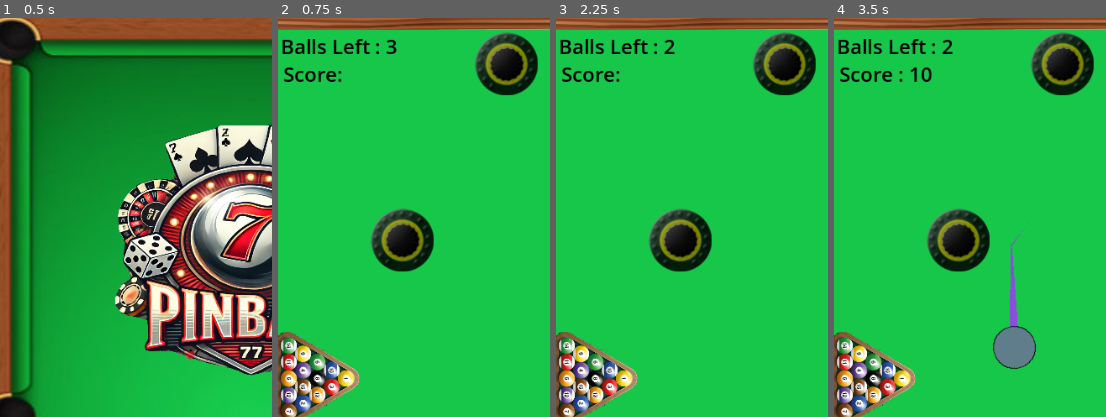
Above: before the commit, frames 1-4 (left to right).
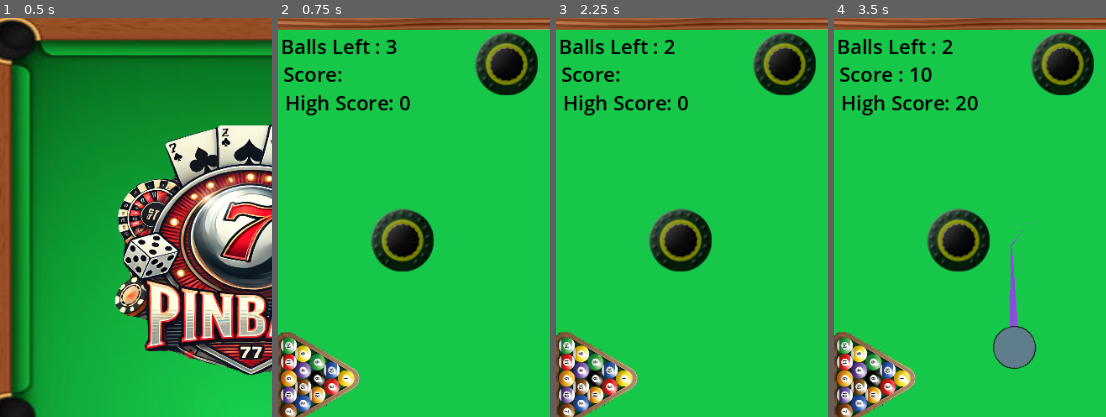
Above: after the commit, the same moments.

Repository: bsu-cs315/fp-team1-pinball
Game: Godot game, scene res://Title screen/title_screen.tscn
Two runs of this game, one before a commit and one after it. Both use one fixed random seed, a clock stepped at 60 frames per second and the inputs below. Sound files missing from this copy of the repository are replaced by a short silence.
Inputs:
- Up to frame 1 (0.5 s): no input
- Up to frame 2 (0.75 s): click "Play" at 0.5 s
- Up to frame 3 (2.25 s): tap Enter at 1.25 s; hold E (right_flipper) 1.28-2.03 s; hold Space (launch) 1.28-2.03 s; hold Q (left_flipper) from 2.03 s (still down); tap Space (launch) at 2.1 s
- Up to frame 4 (3.5 s): release Q (left_flipper) at 2.78 s; hold E (right_flipper) from 2.78 s (still down); hold Space (launch) from 2.78 s (still down)
The pictures show only the part of the screen within x 3-53%, y 0-50%; the shares and areas given below are measured in that part.

Frame 1 is identical in both runs. In frame 2, 0.8% of the frame differs, in the area x 2-49%, y 19-25%; in frame 3, 0.8%; in frame 4, 0.9%, in the area x 2-53%, y 19-25%.

Commit message:
Add high score tracking

Diff:
--- a/project/world/world.gd
+++ b/project/world/world.gd
@@ -2,8 +2,9 @@
 
 var _score : int = 0
 var _current_score: int = 0
+var _high_score: int = 0
 @export var balls_left := 3
-
+const HIGH_SCORE_FILE: String = "user://high_score.save"
 
 func _process(_delta: float) -> void:
 	if $Launcher.balls_left == 0 and $Launcher.ball_in_play == false:
@@ -12,6 +13,8 @@
 		get_tree().change_scene_to_file("res://Title screen/title_screen.tscn")
 	$BallsLeftLabel.text = "Balls Left : %.d" % $Launcher.balls_left
 	_current_score_counter()
+	update_score
+
 
 
 func _on_ball_kill_zone_body_entered(body: Node2D) -> void:
@@ -31,18 +34,21 @@
 	_score += 10
 	_current_score += 10
 	_update_score_label()
+	update_score(10)
 
 
 func _on_score_bumper_right_update_score() -> void:
 	_score += 10
 	_current_score += 10
 	_update_score_label()
+	update_score(10)
 
 
 func _on_score_bumper_top_update_score() -> void:
 	_score += 10
 	_current_score += 10
 	_update_score_label()
+	update_score(10)
 
 
 func _update_score_label() -> void:
@@ -52,3 +58,34 @@
 	if _current_score >= 300:
 		$Launcher.balls_left += 1
 		_current_score = 0
+
+
+func _ready():
+	load_high_score()
+	update_score_labels()
+
+
+func load_high_score():
+	var file = FileAccess.open(HIGH_SCORE_FILE, FileAccess.READ)
+	if file:
+		_high_score = file.get_32()
+		file.close()
+	else:
+		_high_score = 0
+
+func update_score(points: int):
+	_score += points
+	if _score > _high_score:
+		_high_score = _score
+		save_high_score()
+	update_score_labels()
+
+func save_high_score():
+	var file = FileAccess.open(HIGH_SCORE_FILE,FileAccess.WRITE)
+	if file:
+		file.store_32(_high_score)
+		file.close()
+
+
+func update_score_labels():
+	$HighScoreLabel.text = "High Score: %d" % _high_score
--- a/project/world/world.tscn
+++ b/project/world/world.tscn
@@ -56,6 +56,10 @@
 font_size = 24
 font_color = Color(0, 0, 0, 1)
 
+[sub_resource type="LabelSettings" id="LabelSettings_srwlg"]
+font_size = 24
+font_color = Color(0, 0, 0, 1)
+
 [node name="World" type="Node2D"]
 script = ExtResource("1_gtqkf")
 
@@ -261,6 +265,14 @@
 text = "Score:"
 label_settings = SubResource("LabelSettings_am0ye")
 
+[node name="HighScoreLabel" type="Label" parent="."]
+offset_left = 31.0
+offset_top = 84.0
+offset_right = 161.0
+offset_bottom = 118.0
+text = "High Score:"
+label_settings = SubResource("LabelSettings_srwlg")
+
 [connection signal="updateScore" from="Bumpers/ScoreBumperLeft" to="." method="_on_score_bumper_left_update_score"]
 [connection signal="updateScore" from="Bumpers/ScoreBumperRight" to="." method="_on_score_bumper_right_update_score"]
 [connection signal="updateScore" from="Bumpers/ScoreBumperTop" to="." method="_on_score_bumper_top_update_score"]
Not shown: 1 places in project/world/world.tscn that only renumber resources
